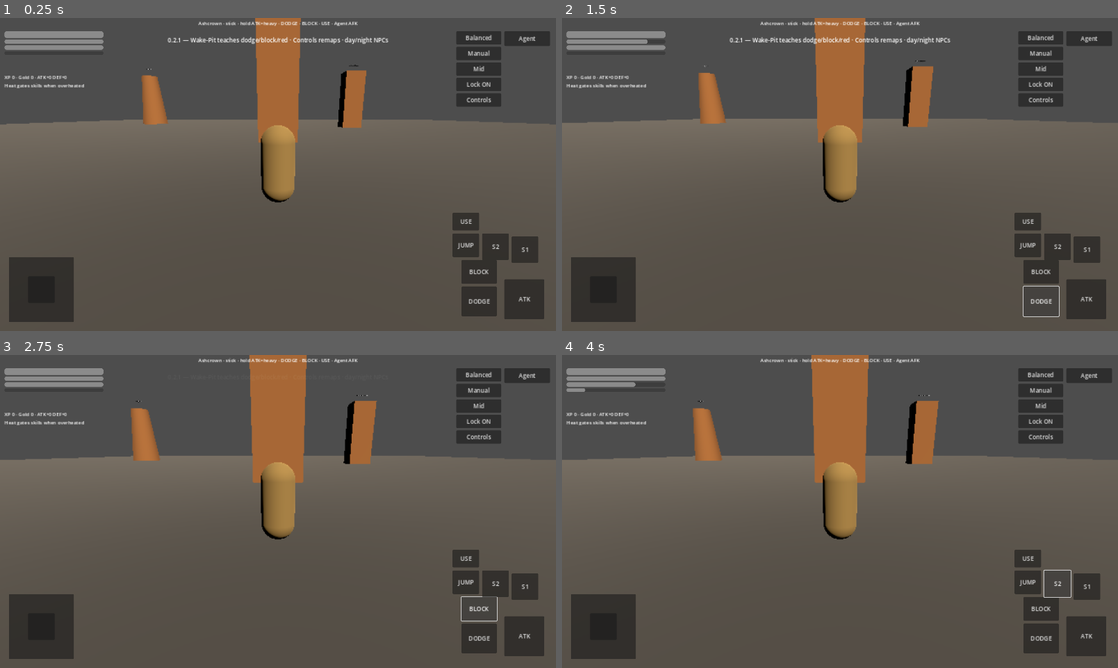
Above: before the commit, frames 1-4 (two rows, left to right).
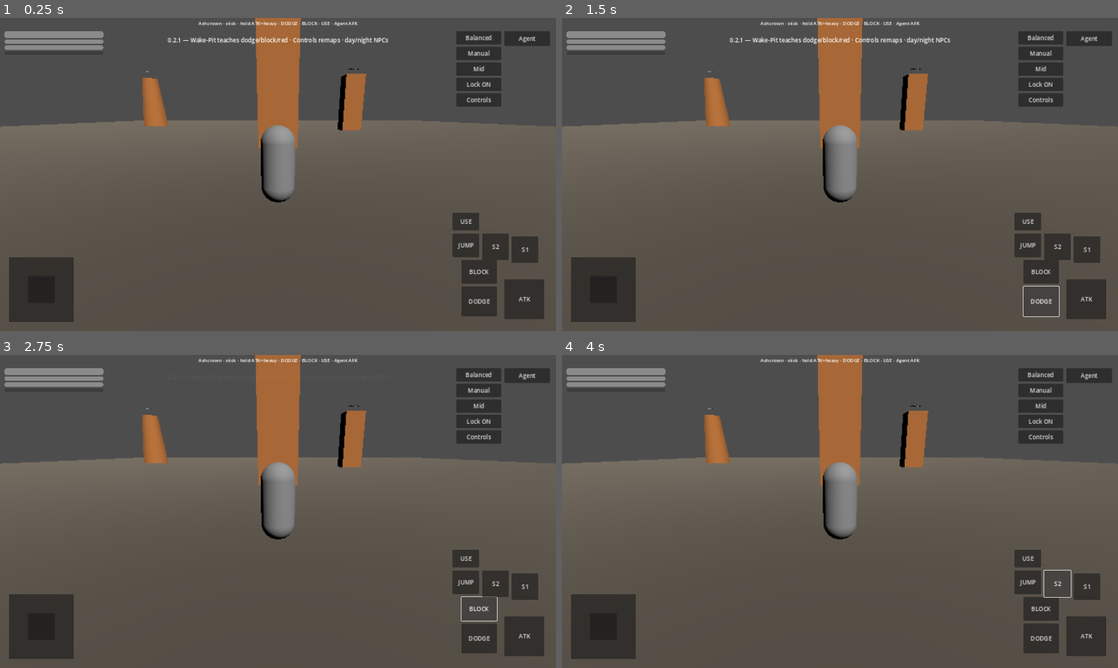
Above: after the commit, the same moments.

Repository: Diddy674176/ashcrown
Game: Godot game, scene res://Main/Main.tscn
Same seed, same stepped clock (60 frames per second), same inputs: the game is played once before the commit and once after it.
Inputs:
- Up to frame 1 (0.25 s): no input
- Up to frame 2 (1.5 s): click "ATK" at 0.5 s; click "DODGE" at 1.25 s
- Up to frame 3 (2.75 s): click "BLOCK" at 2 s
- Up to frame 4 (4 s): click "S1" at 2.75 s; click "S2" at 3.5 s

The runs differ from the first frame. In frame 1, 1.9% of the frame differs, in the area x 0-100%, y 14-59%; in frame 2, 3.4%; in frame 3, 4.5%; in frame 4, 4.6%, in the area x 0-100%, y 0-59%.
Error after the commit: Parse Error: Expected indented block after "if" block. (res://Character/PlayerController.gd:344)

Commit message:
0.2.1: Player is_dodging for teach rooms

Diff:
--- a/Character/PlayerController.gd
+++ b/Character/PlayerController.gd
@@ -146,6 +146,9 @@
 func is_blocking() -> bool:
 	return _blocking or Time.get_ticks_msec() * 0.001 < _auto_block_until
 
+func is_dodging() -> bool:
+	return _dodge_timer > 0.0 or (combat != null and combat.is_invincible())
+
 func _apply_cam_distance() -> void:
 	if _camera:
 		_camera.position = Vector3(0, 0.4, _cam_distance)
@@ -338,7 +341,7 @@
 		best = null
 		var best_d := ATTACK_RANGE
 		for n in get_tree().get_nodes_in_group("enemy"):
-			if n == null or not is_instance_valid(n):
+				if n == null or not is_instance_valid(n):
 				continue
 			var d: float = global_position.distance_to((n as Node3D).global_position)
 			if d <= best_d:
